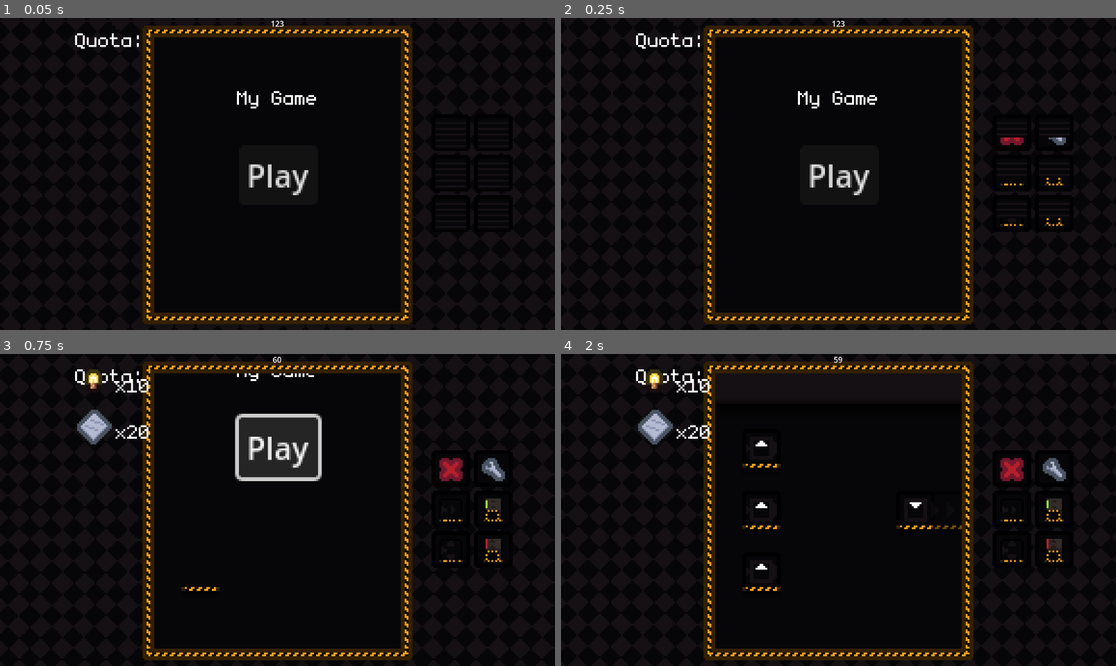
Above: before the commit, frames 1-4 (two rows, left to right).
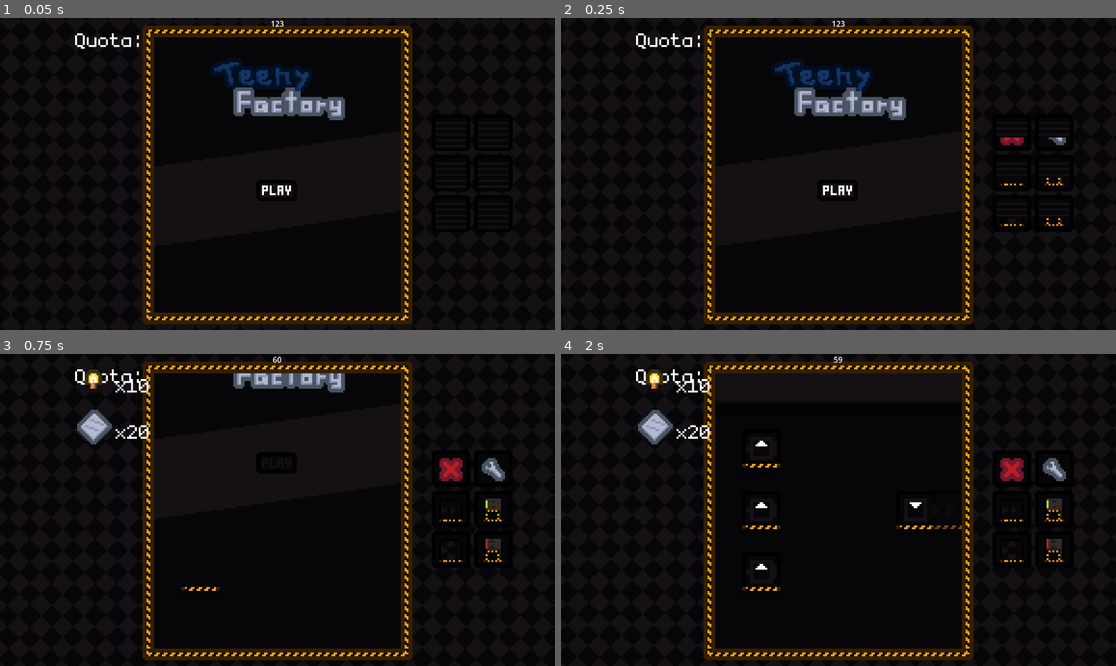
Above: after the commit, the same moments.

Repository: outercloudstudio/gmtk-2024
Game: Godot game, scene res://scenes/game.tscn
Same seed, same stepped clock (60 frames per second), same inputs: the game is played once before the commit and once after it.
Inputs (mouse positions are in pixels of both pictures, inside the frame that each line leads up to; where the layout moved, square brackets give the same spot in the first picture):
- Up to frame 1 (0.05 s): no input
- Up to frame 2 (0.25 s): no input
- Up to frame 3 (0.75 s): click (277, 525) [277, 510] at 0.5 s
- Up to frame 4 (2 s): move the mouse to (960, 494) at 1.27 s; press the mouse at (960, 494) at 1.28 s

The runs differ from the first frame. In frame 1, 3.3% of the frame differs, in the area x 37-63%, y 13-57%; in frame 2, 3.3%; in frame 3, 2.7%; in frame 4, nothing differs.

Commit message:
Main menu improvement

Diff:
--- a/scenes/world.tscn
+++ b/scenes/world.tscn
@@ -10,7 +10,9 @@
 [ext_resource type="Shader" path="res://background.gdshader" id="7_pgx5q"]
 [ext_resource type="PackedScene" uid="uid://bvwdris8o6bml" path="res://scenes/tool_button.tscn" id="10_2dx41"]
 [ext_resource type="FontFile" uid="uid://de0tcxurw6m1g" path="res://monogram.ttf" id="10_ajyt0"]
+[ext_resource type="Texture2D" uid="uid://bonerjxb8chhy" path="res://sprites/play_button.tres" id="10_sjer4"]
 [ext_resource type="Texture2D" uid="uid://68r25mjjnsiv" path="res://sprites/conveyor.tres" id="11_fxgoa"]
+[ext_resource type="Texture2D" uid="uid://copxgg0y4vk3r" path="res://sprites/play_button_pressed.tres" id="11_o6vgw"]
 [ext_resource type="Texture2D" uid="uid://b2c7tv2wqk0uq" path="res://sprites/delete.tres" id="12_u80pu"]
 [ext_resource type="Texture2D" uid="uid://c1vwt52i6vfcv" path="res://sprites/splitter.tres" id="13_cndej"]
 [ext_resource type="Texture2D" uid="uid://qn4gmy6jnjxv" path="res://sprites/wrench.tres" id="14_idjjr"]
@@ -33,9 +35,6 @@
 [sub_resource type="LabelSettings" id="LabelSettings_enl0o"]
 font = ExtResource("10_ajyt0")
 
-[sub_resource type="LabelSettings" id="LabelSettings_0381h"]
-font = ExtResource("10_ajyt0")
-
 [sub_resource type="Animation" id="Animation_36yyt"]
 tracks/0/type = "bezier"
 tracks/0/imported = false
@@ -87,6 +86,13 @@
 "hide": SubResource("Animation_fxq6c"),
 "show": SubResource("Animation_luwcm")
 }
+
+[sub_resource type="AtlasTexture" id="AtlasTexture_q7x71"]
+atlas = ExtResource("1_03lg1")
+region = Rect2(257, 90, 70, 32)
+
+[sub_resource type="LabelSettings" id="LabelSettings_0381h"]
+font = ExtResource("10_ajyt0")
 
 [sub_resource type="Animation" id="Animation_oh1ek"]
 resource_name = "RESET"
@@ -258,7 +264,80 @@
 grow_vertical = 2
 color = Color(0.0235294, 0.0235294, 0.0313726, 1)
 
-[node name="Label" type="Label" parent="MenuViewArea/Main Menu"]
+[node name="ColorRect2" type="ColorRect" parent="MenuViewArea/Main Menu"]
+layout_mode = 1
+anchors_preset = 15
+anchor_right = 1.0
+anchor_bottom = 1.0
+offset_left = -26.0
+offset_top = 71.0
+offset_right = 30.0
+offset_bottom = -31.0
+grow_horizontal = 2
+grow_vertical = 2
+rotation = -0.143086
+color = Color(0.0784314, 0.0627451, 0.0745098, 1)
+
+[node name="PlayButton2" type="TextureButton" parent="MenuViewArea/Main Menu"]
+layout_mode = 1
+anchors_preset = 8
+anchor_left = 0.5
+anchor_top = 0.5
+anchor_right = 0.5
+anchor_bottom = 0.5
+offset_left = -11.0
+offset_top = 2.5
+offset_right = 10.0
+offset_bottom = 13.5
+grow_horizontal = 2
+grow_vertical = 2
+texture_normal = ExtResource("10_sjer4")
+texture_pressed = ExtResource("11_o6vgw")
+texture_hover = ExtResource("10_sjer4")
+texture_disabled = ExtResource("10_sjer4")
+texture_focused = ExtResource("11_o6vgw")
+
+[node name="AnimationPlayer" type="AnimationPlayer" parent="MenuViewArea/Main Menu"]
+libraries = {
+"": SubResource("AnimationLibrary_ch30j")
+}
+
+[node name="TextureRect" type="TextureRect" parent="MenuViewArea/Main Menu"]
+layout_mode = 1
+anchors_preset = 8
+anchor_left = 0.5
+anchor_top = 0.5
+anchor_right = 0.5
+anchor_bottom = 0.5
+offset_left = -35.0
+offset_top = -60.5
+offset_right = 35.0
+offset_bottom = -28.5
+grow_horizontal = 2
+grow_vertical = 2
+texture = SubResource("AtlasTexture_q7x71")
+stretch_mode = 2
+
+[node name="Results Menu" type="Control" parent="MenuViewArea"]
+layout_mode = 1
+anchors_preset = 15
+anchor_right = 1.0
+anchor_bottom = 1.0
+offset_top = -160.0
+offset_bottom = -160.0
+grow_horizontal = 2
+grow_vertical = 2
+
+[node name="ColorRect" type="ColorRect" parent="MenuViewArea/Results Menu"]
+layout_mode = 1
+anchors_preset = 15
+anchor_right = 1.0
+anchor_bottom = 1.0
+grow_horizontal = 2
+grow_vertical = 2
+color = Color(0.0235294, 0.0235294, 0.0313726, 1)
+
+[node name="Label" type="Label" parent="MenuViewArea/Results Menu"]
 layout_mode = 1
 anchors_preset = 5
 anchor_left = 0.5
@@ -268,12 +347,27 @@
 offset_right = 30.0
 offset_bottom = 37.0
 grow_horizontal = 2
-text = "My Game"
+text = "Results"
 label_settings = SubResource("LabelSettings_0381h")
 horizontal_alignment = 1
 vertical_alignment = 1
 
-[node name="PlayButton" type="Button" parent="MenuViewArea/Main Menu"]
+[node name="Label2" type="Label" parent="MenuViewArea/Results Menu"]
+layout_mode = 1
+anchors_preset = 5
+anchor_left = 0.5
+anchor_right = 0.5
+offset_left = -30.0
+offset_top = 39.0
+offset_right = 30.0
+offset_bottom = 52.0
+grow_horizontal = 2
+text = "123"
+label_settings = SubResource("LabelSettings_0381h")
+horizontal_alignment = 1
+vertical_alignment = 1
+
+[node name="RetryButton" type="Button" parent="MenuViewArea/Results Menu"]
 layout_mode = 1
 anchors_preset = 8
 anchor_left = 0.5
@@ -286,75 +380,6 @@
 offset_bottom = 15.5
 grow_horizontal = 2
 grow_vertical = 2
-text = "Play"
-
-[node name="AnimationPlayer" type="AnimationPlayer" parent="MenuViewArea/Main Menu"]
-libraries = {
-"": SubResource("AnimationLibrary_ch30j")
-}
-
-[node name="Results Menu" type="Control" parent="MenuViewArea"]
-layout_mode = 1
-anchors_preset = 15
-anchor_right = 1.0
-anchor_bottom = 1.0
-offset_top = -160.0
-offset_bottom = -160.0
-grow_horizontal = 2
-grow_vertical = 2
-
-[node name="ColorRect" type="ColorRect" parent="MenuViewArea/Results Menu"]
-layout_mode = 1
-anchors_preset = 15
-anchor_right = 1.0
-anchor_bottom = 1.0
-grow_horizontal = 2
-grow_vertical = 2
-color = Color(0.0235294, 0.0235294, 0.0313726, 1)
-
-[node name="Label" type="Label" parent="MenuViewArea/Results Menu"]
-layout_mode = 1
-anchors_preset = 5
-anchor_left = 0.5
-anchor_right = 0.5
-offset_left = -30.0
-offset_top = 24.0
-offset_right = 30.0
-offset_bottom = 37.0
-grow_horizontal = 2
-text = "Results"
-label_settings = SubResource("LabelSettings_0381h")
-horizontal_alignment = 1
-vertical_alignment = 1
-
-[node name="Label2" type="Label" parent="MenuViewArea/Results Menu"]
-layout_mode = 1
-anchors_preset = 5
-anchor_left = 0.5
-anchor_right = 0.5
-offset_left = -30.0
-offset_top = 39.0
-offset_right = 30.0
-offset_bottom = 52.0
-grow_horizontal = 2
-text = "123"
-label_settings = SubResource("LabelSettings_0381h")
-horizontal_alignment = 1
-vertical_alignment = 1
-
-[node name="RetryButton" type="Button" parent="MenuViewArea/Results Menu"]
-layout_mode = 1
-anchors_preset = 8
-anchor_left = 0.5
-anchor_top = 0.5
-anchor_right = 0.5
-anchor_bottom = 0.5
-offset_left = -20.5
-offset_top = -15.5
-offset_right = 20.5
-offset_bottom = 15.5
-grow_horizontal = 2
-grow_vertical = 2
 text = "Retry"
 
 [node name="NextButton" type="Button" parent="MenuViewArea/Results Menu"]
@@ -404,7 +429,7 @@
 position = Vector2(22, 13)
 texture = ExtResource("15_ukf6u")
 
-[connection signal="pressed" from="MenuViewArea/Main Menu/PlayButton" to="." method="start_game"]
+[connection signal="pressed" from="MenuViewArea/Main Menu/PlayButton2" to="." method="start_game"]
 [connection signal="pressed" from="MenuViewArea/Results Menu/RetryButton" to="." method="restart"]
 [connection signal="pressed" from="MenuViewArea/Results Menu/NextButton" to="." method="next"]
 [connection signal="on_clicked" from="Tools/ToolButton2" to="." method="select_delete"]
--- /dev/null
+++ b/sprites/play_button.tres
@@ -0,0 +1,7 @@
+[gd_resource type="AtlasTexture" load_steps=2 format=3 uid="uid://bonerjxb8chhy"]
+
+[ext_resource type="Texture2D" uid="uid://2wvotbf5sand" path="res://sprites.png" id="1_hqpse"]
+
+[resource]
+atlas = ExtResource("1_hqpse")
+region = Rect2(222, 102, 21, 11)
--- /dev/null
+++ b/sprites/play_button_pressed.tres
@@ -0,0 +1,7 @@
+[gd_resource type="AtlasTexture" load_steps=2 format=3 uid="uid://copxgg0y4vk3r"]
+
+[ext_resource type="Texture2D" uid="uid://2wvotbf5sand" path="res://sprites.png" id="1_0fisp"]
+
+[resource]
+atlas = ExtResource("1_0fisp")
+region = Rect2(198, 102, 21, 11)
Not shown: 1 places in scenes/world.tscn that only renumber resources
Binary file changed: sprites.png
